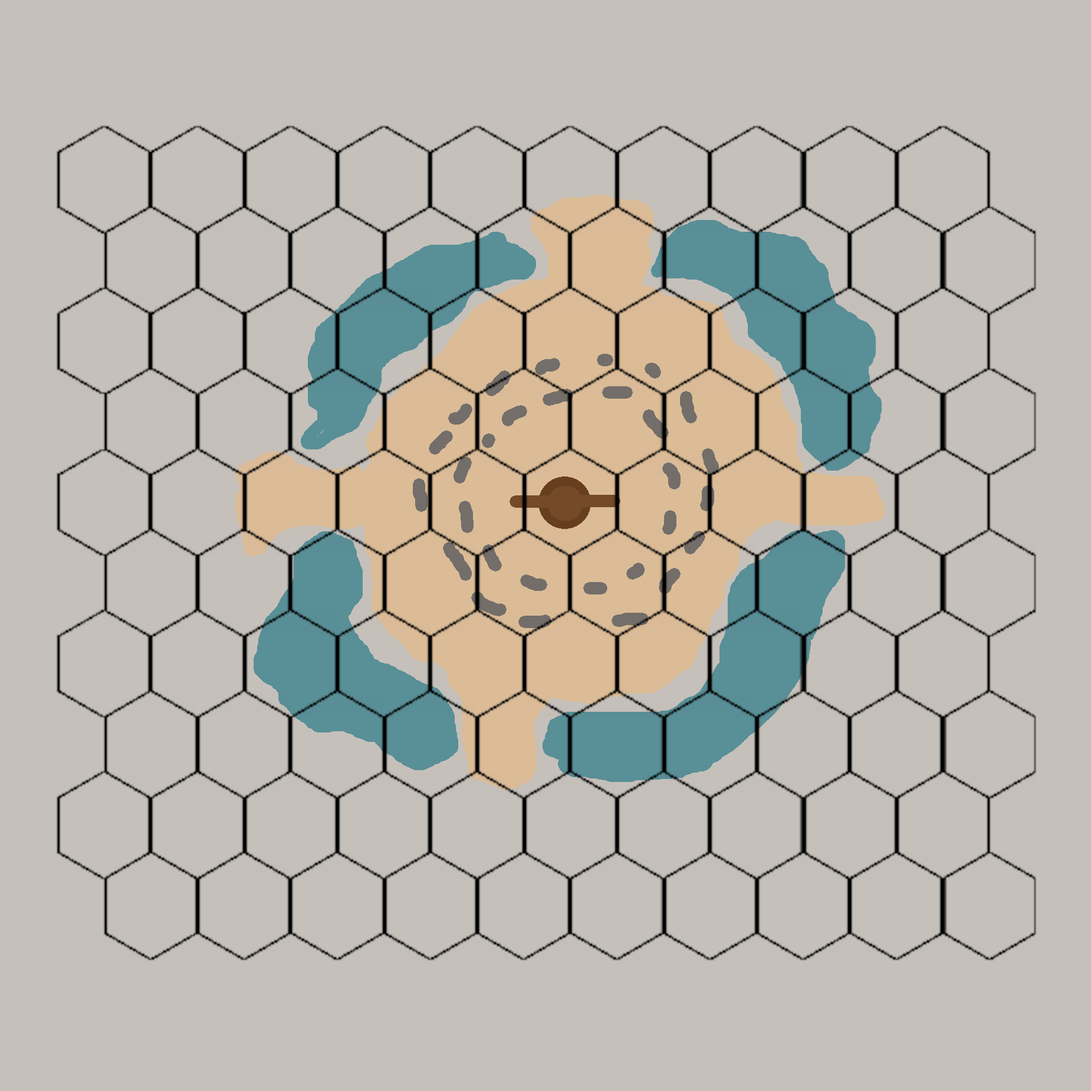
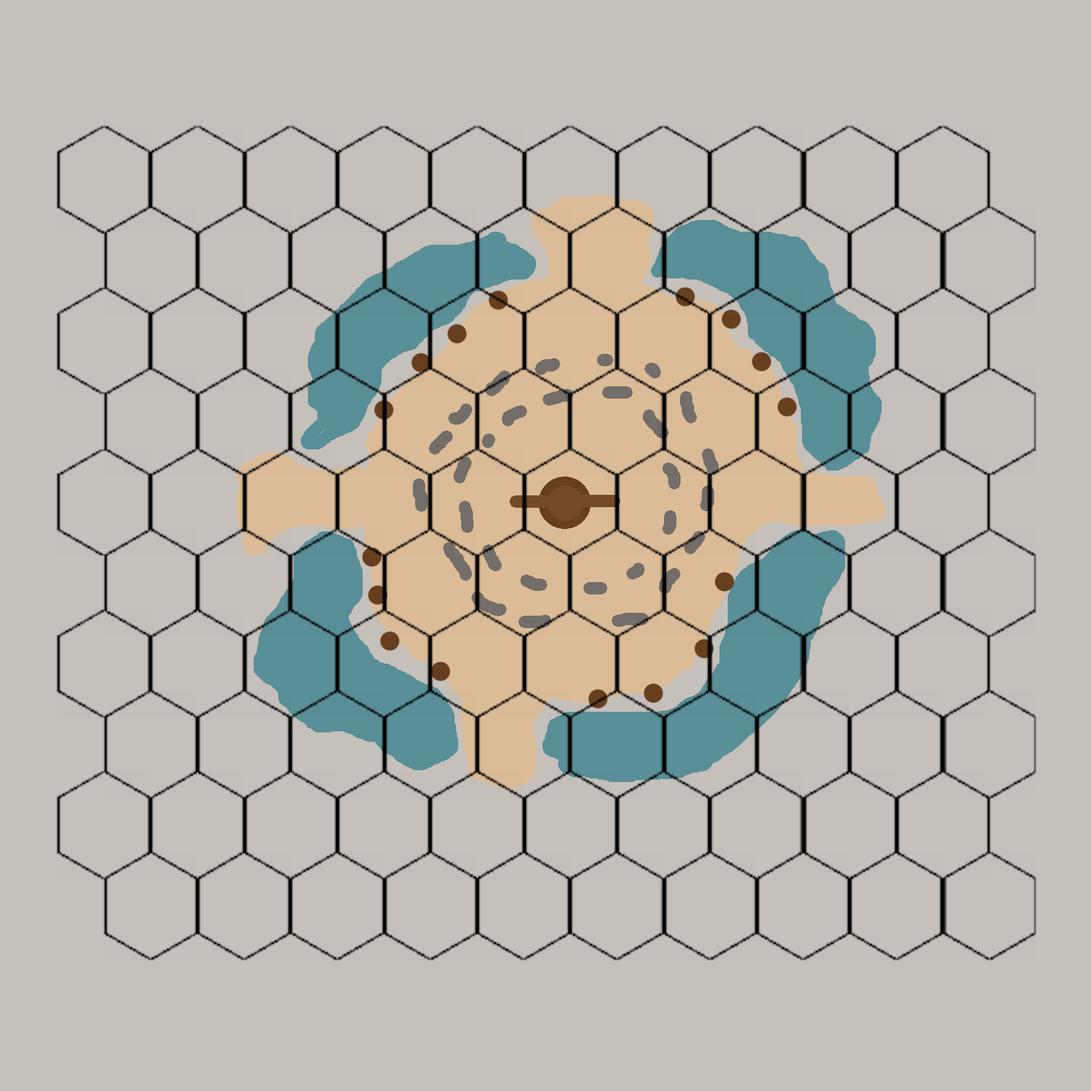
Two versions of the same layered image (1091 × 1091). Layer-by-layer changes:
painted on "ColourMap" over (x1=362, y1=286, x2=798, y2=710)
